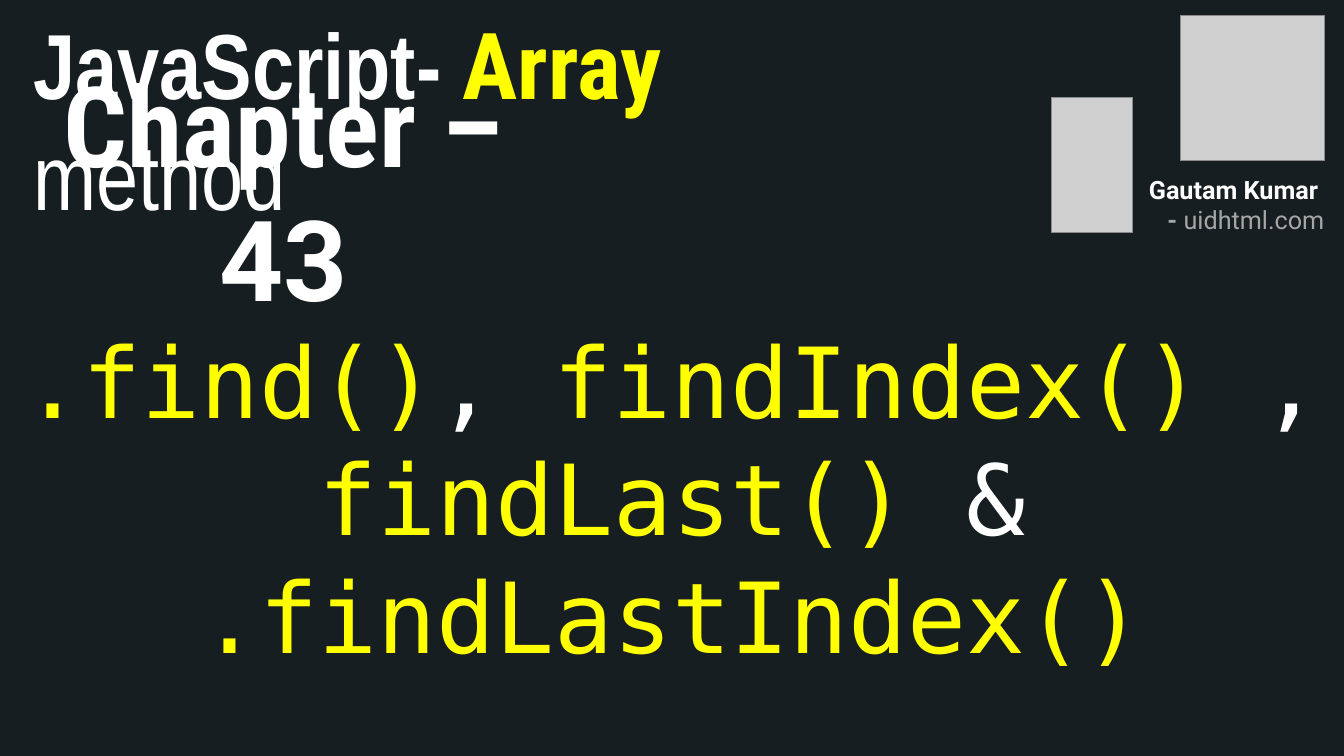
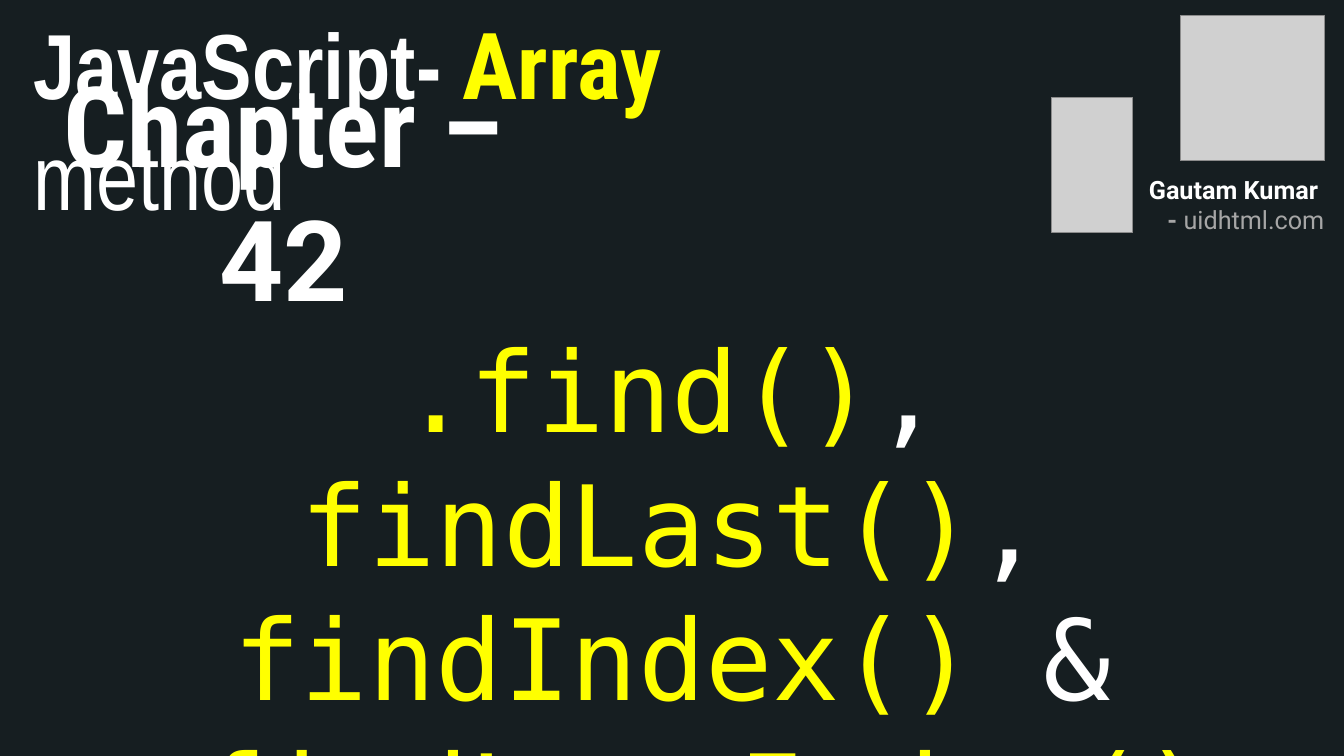
Before and after one commit to uidhtml/javascript-tutorials, a slide deck: slide 97 of Javascript Tutorials.pptx. Drawn at 1344x756 pixels with LibreOffice and Linux fonts; fonts in the diff are those of the drawing; grey boxes stand for pictures. Boxes give left, top, right and bottom in pixels: in the first picture for what was removed or moved away, otherwise in the second. Text is boxed around its words. In the diff, an @@ line names an element or a change of style, - is before the commit and + after.

Commit message:
Added chapter 43

```diff
--- a/Javascript Tutorials.pptx
+++ b/Javascript Tutorials.pptx
@@ title at <box>64,64,416,301</box>: text changed @@
-Chapter – 43
+Chapter – 42
@@ text at <box>234,347,1043,715</box>: text changed; size 70 to 80 pt @@
-.find(), findIndex() , findLast() &
-.findLastIndex()
+.find(), findLast(), findIndex() &
+.findLastIndex()
```
Also in this commit, not shown: 4 other slides changed, 1 slide added, 12 other files.
